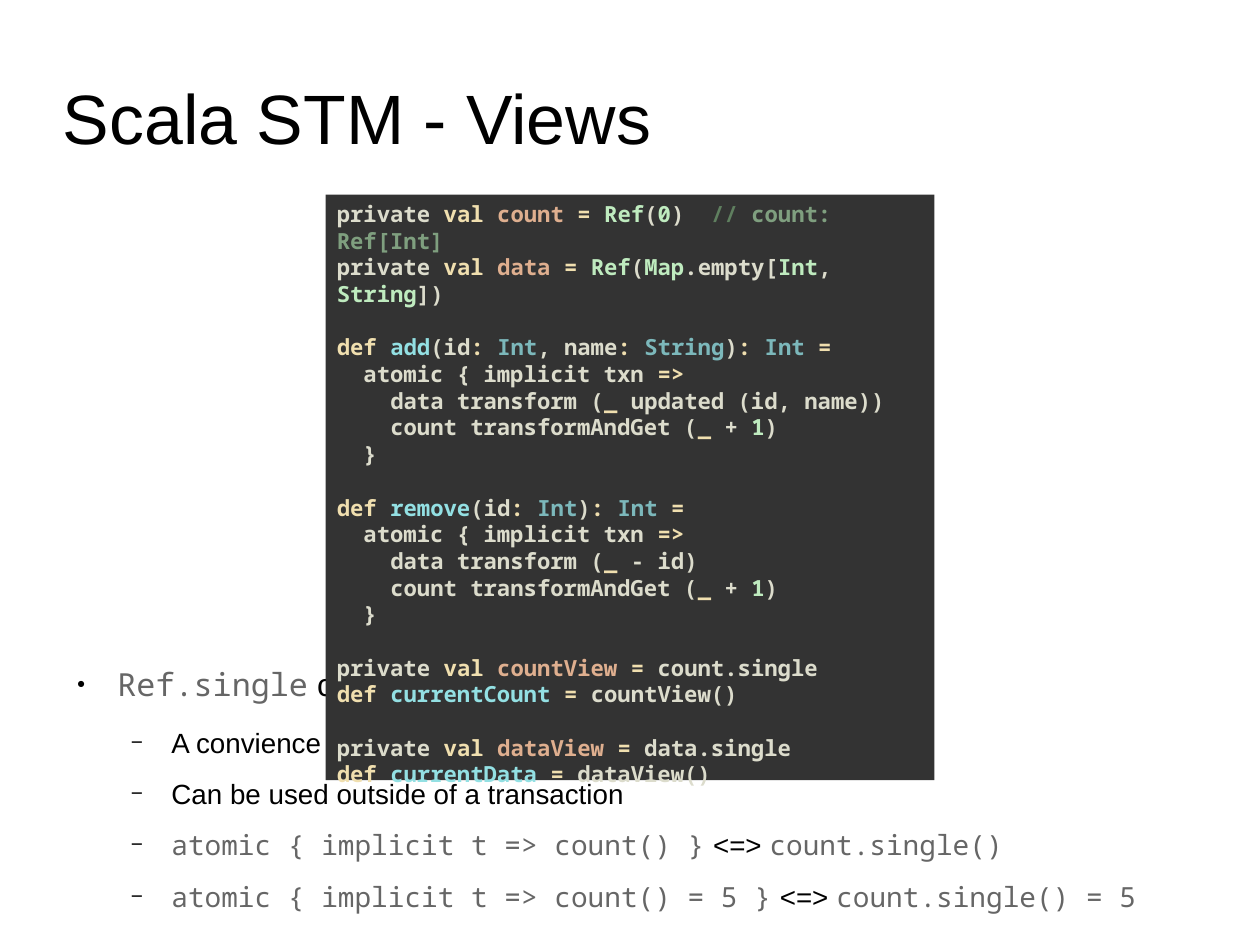
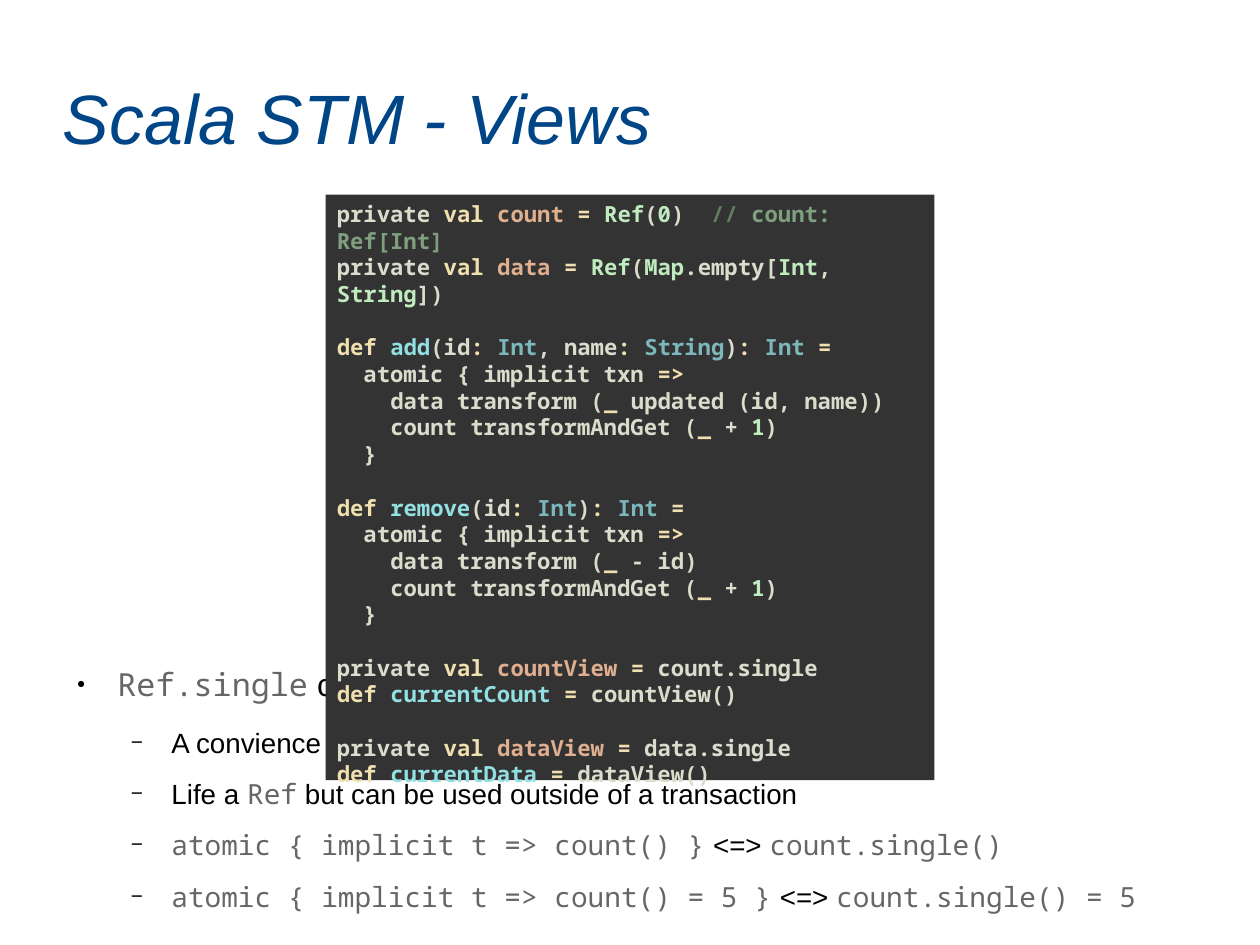
Before and after one commit to marcsaegesser/STMPresentation, a slide deck: slide 19 of slides/STMPresentation.odp. Drawn at 1260x945 pixels with LibreOffice and Linux fonts; fonts in the diff are those of the drawing. Boxes give left, top, right and bottom in pixels: in the first picture for what was removed or moved away, otherwise in the second. Text is boxed around its words. In the diff, an @@ line names an element or a change of style, - is before the commit and + after.

```diff
--- a/slides/STMPresentation.odp
+++ b/slides/STMPresentation.odp
@@ title "Scala STM - Views" at box(63, 93, 651, 145): text colour #000000 to #004586, italic on @@
@@ text at box(171, 783, 797, 805): text changed @@
-  − Can be used outside of a transaction
+  − Life a Ref but can be used outside of a transaction
```
Also in this commit, not shown: 28 other slides changed, 7 other files.
